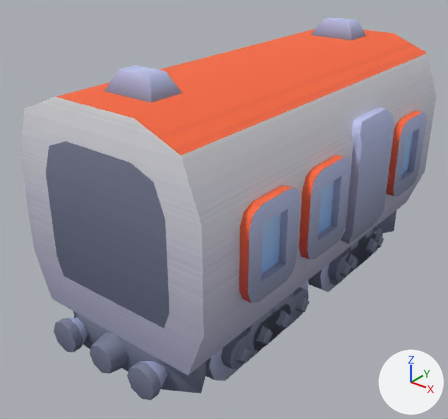
The glTF model Assets/Kenny Train Kit/train-electric-bullet-b-red.gltf: old version first, new version second.
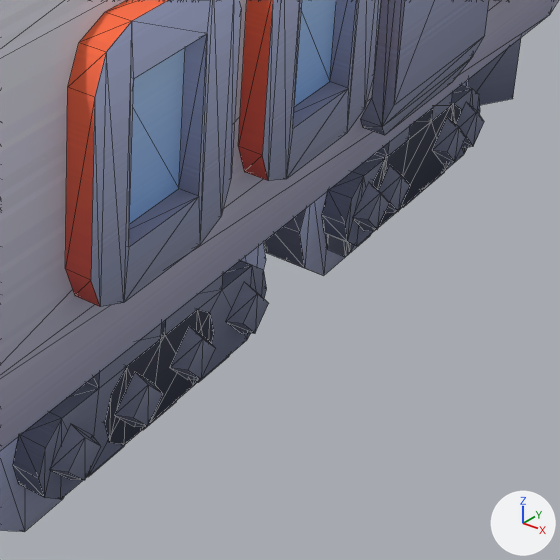
There are two pictures of each version: one whole from a 50 mm lens placed at (2.03, -2.85, 2.29), pointed at (-0.1, -0.19, 0.64), one close up on the part from 48% to 92% of the width and 47% to 93% of the height. Arrows for +X, +Y and +Z are at lower right; the lights stay in place. The close-ups show mesh edges as thin lines. Where no turn or scale is listed for an object, it has been applied to the vertices.

The older version as bpy lines, for what is in view:
```python
me_train_electric_bullet_b = bpy.data.meshes.new('train-electric-bullet-b')
me_train_electric_bullet_b.from_pydata(...)  # 492 vertices, 762 faces; spans x -0.65..0.65, y -1.3..1.3, z 0.16..1.64
me_train_electric_bullet_b.materials.append(mat_colormap_004)  # picture img_colormap
me_wheels_back_002 = bpy.data.meshes.new('wheels-back.002')
me_wheels_back_002.from_pydata(...)  # 184 vertices, 316 faces; spans x -0.491..0.491, y -0.381..0.381, z -0.359..0.0
me_wheels_back_002.materials.append(mat_colormap_003)  # picture img_colormap
me_wheels_front_002 = bpy.data.meshes.new('wheels-front.002')
me_wheels_front_002.from_pydata(...)  # 184 vertices, 316 faces; spans x -0.491..0.491, y -0.381..0.381, z -0.359..0.0
me_wheels_front_002.materials.append(mat_colormap_003)  # picture img_colormap
ob_train_electric_bullet_b = bpy.data.objects.new('train-electric-bullet-b', me_train_electric_bullet_b)
ob_train_electric_bullet_b.location = (0.0, 0.0, 0.0)
ob_wheels_back = bpy.data.objects.new('wheels-back', me_wheels_back_002)
ob_wheels_back.location = (0.0, 0.65, 0.359)
ob_wheels_front = bpy.data.objects.new('wheels-front', me_wheels_front_002)
ob_wheels_front.location = (0.0, -0.35, 0.359)
# also in view: 'wheels-back.001' at (0.0, 0.55, 0.18); 'wheels-front.001' at (0.0, -0.55, 0.18)
```
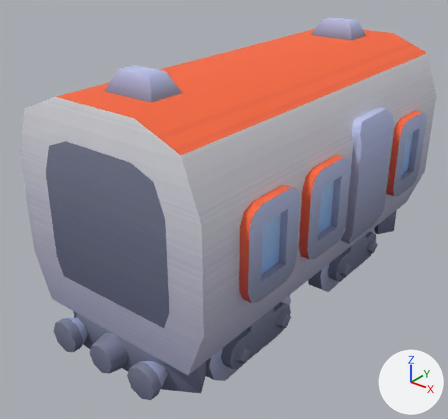
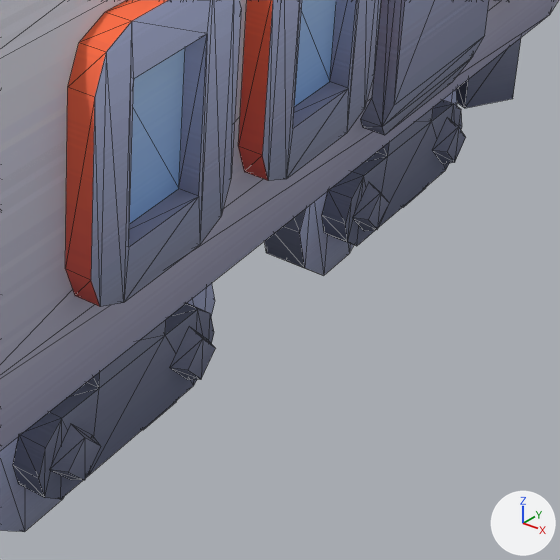
Location of each change, (x1, y1, x2, y2) in pixels of the close-ups (560 x 560 px):
'wheels-front', deleted (blue): before (87, 243, 269, 477)
'wheels-back', deleted (blue): before (325, 81, 484, 257)

The change in detail:
Object 'wheels-front' (ob_wheels_front) is deleted.
Object 'wheels-back' (ob_wheels_back) is deleted.
